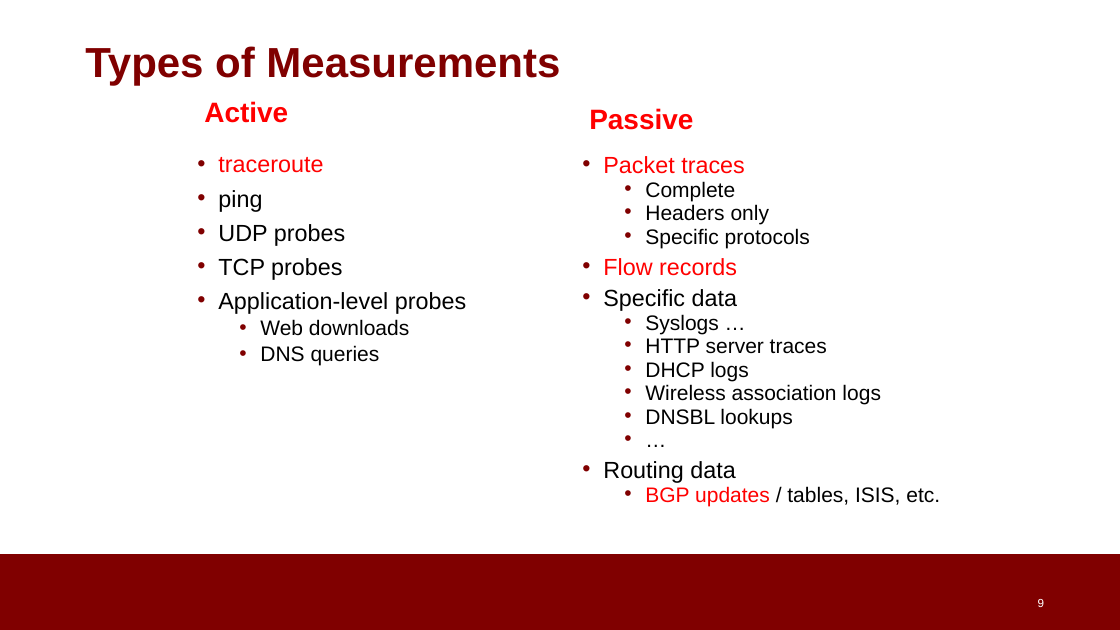
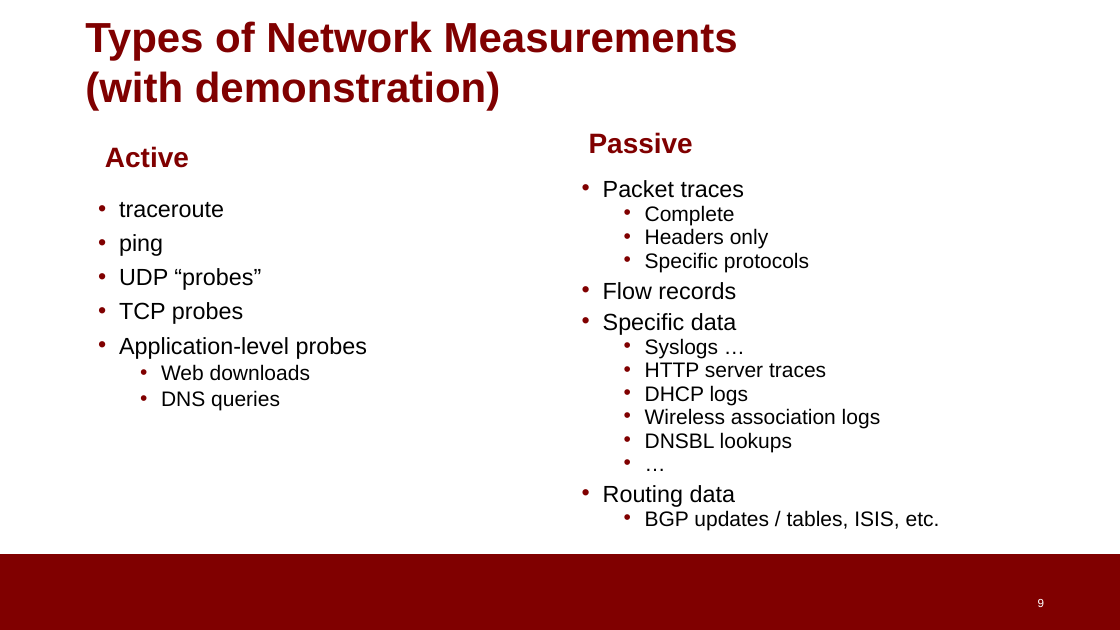
Before and after one commit to noise-lab/ML-Cybersecurity, a slide deck: slide 9 of module-2/ppt/2.2-Measurement.pptx. Drawn at 1120x630 pixels with LibreOffice and Linux fonts; fonts in the diff are those of the drawing; background and template pictures are left out. Boxes give left, top, right and bottom in pixels: in the first picture for what was removed or moved away, otherwise in the second. Text is boxed around its words. In the diff, an @@ line names an element or a change of style, - is before the commit and + after.

```diff
--- a/module-2/ppt/2.2-Measurement.pptx
+++ b/module-2/ppt/2.2-Measurement.pptx
@@ title at (x1=85, y1=21, x2=738, y2=111): text changed @@
-Types of Measurements
+Types of Network Measurements
+(with demonstration)
@@ text "Active" at (x1=105, y1=146, x2=189, y2=168): text colour #FF0000 to #800000 @@
@@ text "Active" moved from (x1=204, y1=101, x2=288, y2=123) to (x1=105, y1=146, x2=189, y2=168) @@
@@ text "Passive" moved from (x1=589, y1=108, x2=693, y2=130) to (x1=589, y1=132, x2=693, y2=154) @@
@@ text "Passive" at (x1=589, y1=132, x2=693, y2=154): text colour #FF0000 to #800000 @@
@@ text "Packet traces" moved from (x1=603, y1=156, x2=940, y2=506) to (x1=603, y1=180, x2=940, y2=530) @@
@@ text "traceroute" moved from (x1=218, y1=157, x2=466, y2=366) to (x1=119, y1=202, x2=367, y2=411) @@
@@ text at (x1=119, y1=202, x2=224, y2=218): text colour #FF0000 to #000000 in "traceroute" @@
@@ text at (x1=603, y1=180, x2=940, y2=530): text colour #FF0000 to #000000 in "Packet traces", "Flow records", "BGP updates" @@
@@ text at (x1=119, y1=268, x2=261, y2=290): text changed @@
-• UDP probes
+• UDP “probes”
```
Also in this commit, not shown: 8 other slides changed, 1 slide added, 3 slides removed, 5 other files.
